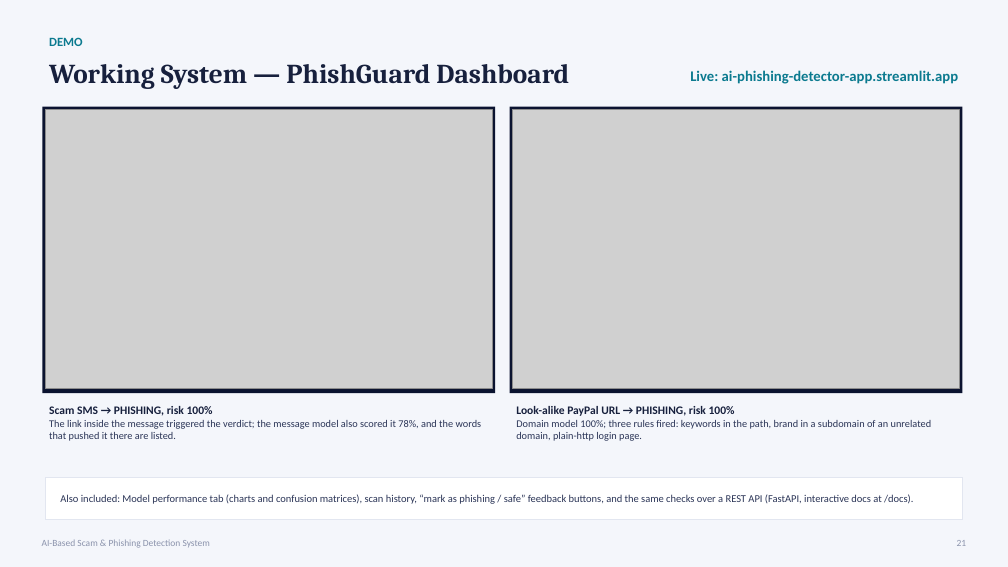
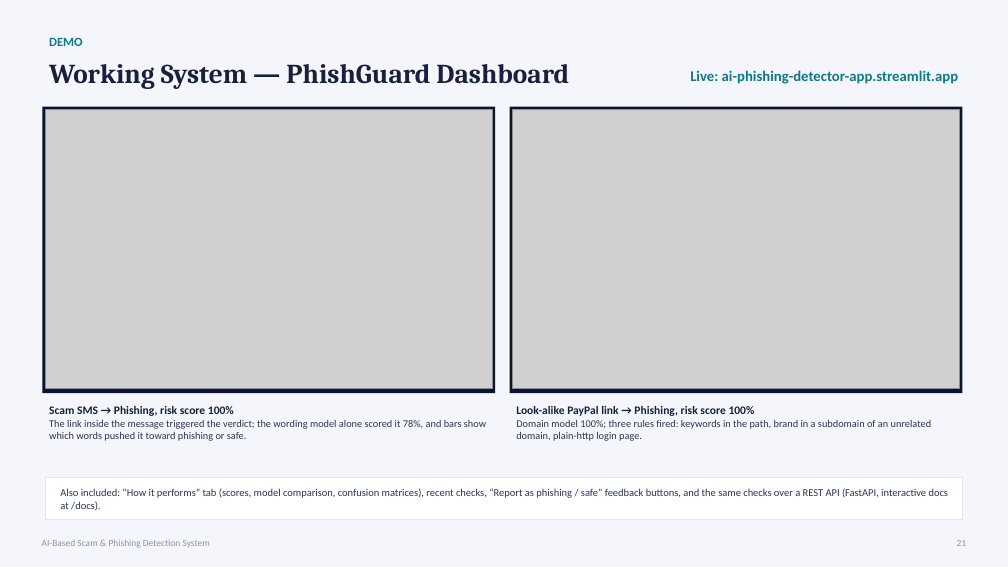
Before and after one commit to Dakshmehrotraa/phishguard, a slide deck: slide 21 of docs/AI_Scam_Phishing_Detection_Final.pptx. Drawn at 1008x567 pixels with LibreOffice and Linux fonts; fonts in the diff are those of the drawing; grey boxes stand for pictures. Boxes give left, top, right and bottom in pixels: in the first picture for what was removed or moved away, otherwise in the second. Text is boxed around its words. In the diff, an @@ line names an element or a change of style, - is before the commit and + after.

Commit message:
Deck: demo slide screenshots and labels from the redesigned dashboard

```diff
--- a/docs/AI_Scam_Phishing_Detection_Final.pptx
+++ b/docs/AI_Scam_Phishing_Detection_Final.pptx
@@ text at [49, 406, 486, 441]: text changed @@
-Scam SMS → PHISHING, risk 100%
-The link inside the message triggered the verdict; the message model also scored it 78%, and the words that pushed it there are listed.
+Scam SMS → Phishing, risk score 100%
+The link inside the message triggered the verdict; the wording model alone scored it 78%, and bars show which words pushed it toward phishing or safe.
@@ text at [516, 406, 755, 416]: text changed @@
-Look-alike PayPal URL → PHISHING, risk 100%
+Look-alike PayPal link → Phishing, risk score 100%
@@ text at [60, 488, 949, 511]: text changed @@
-Also included: Model performance tab (charts and confusion matrices), scan history, “mark as phishing / safe” feedback buttons, and the same checks over a REST API (FastAPI, interactive docs at /docs).
+Also included: “How it performs” tab (scores, model comparison, confusion matrices), recent checks, “Report as phishing / safe” feedback buttons, and the same checks over a REST API (FastAPI, interactive docs at /docs).
```
